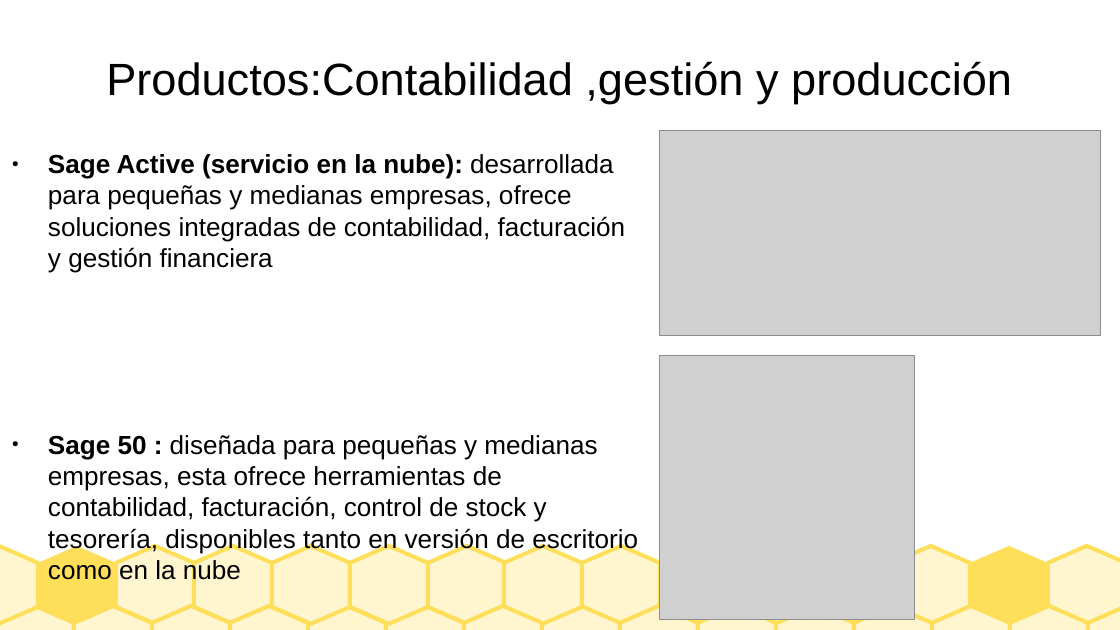
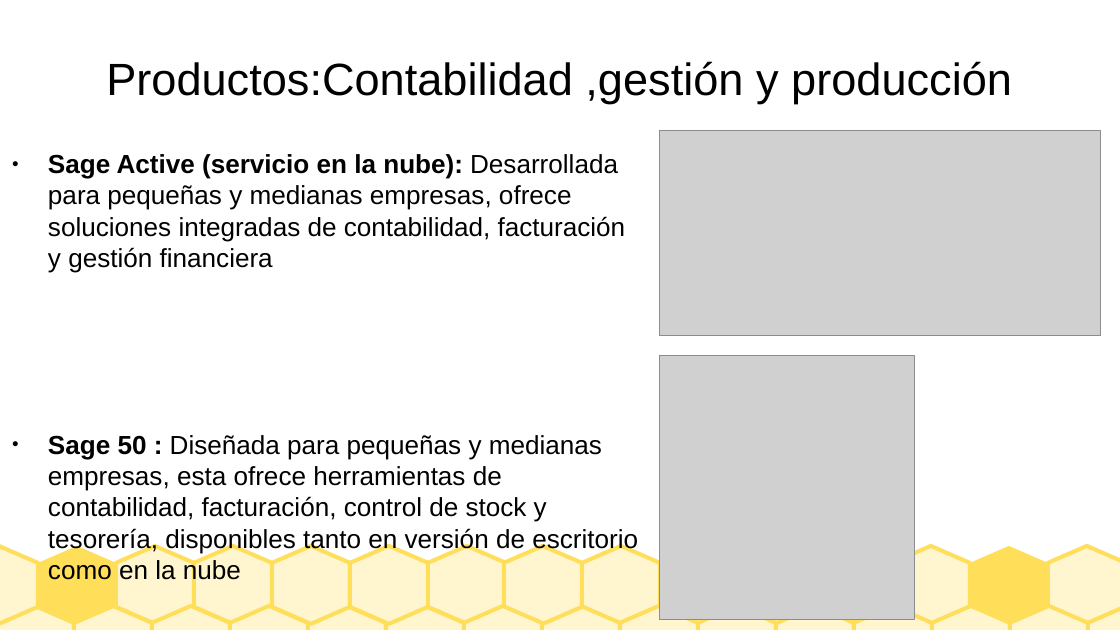
Before and after one commit to Borja-68/asignaturas, a slide deck: slide 9 of sistemas empresa/Presentacion_SAGE.odp. Drawn at 1120x630 pixels with LibreOffice and Linux fonts; fonts in the diff are those of the drawing; grey boxes stand for pictures. Boxes give left, top, right and bottom in pixels: in the first picture for what was removed or moved away, otherwise in the second. Text is boxed around its words. In the diff, an @@ line names an element or a change of style, - is before the commit and + after.

```diff
--- a/sistemas empresa/Presentacion_SAGE.odp
+++ b/sistemas empresa/Presentacion_SAGE.odp
@@ text at <box>48,154,638,585</box>: text changed @@
-● Sage Active (servicio en la nube): desarrollada para pequeñas y medianas empresas, ofrece soluciones integradas de contabilidad, facturación y gestión financiera
-● Sage 50 : diseñada para pequeñas y medianas empresas, esta ofrece herramientas de contabilidad, facturación, control de stock y tesorería, disponibles tanto en versión de escritorio como en la nube
+● Sage Active (servicio en la nube): Desarrollada para pequeñas y medianas empresas, ofrece soluciones integradas de contabilidad, facturación y gestión financiera
+● Sage 50 : Diseñada para pequeñas y medianas empresas, esta ofrece herramientas de contabilidad, facturación, control de stock y tesorería, disponibles tanto en versión de escritorio como en la nube
```
Also in this commit, not shown: 9 other slides changed, 1 other file.
